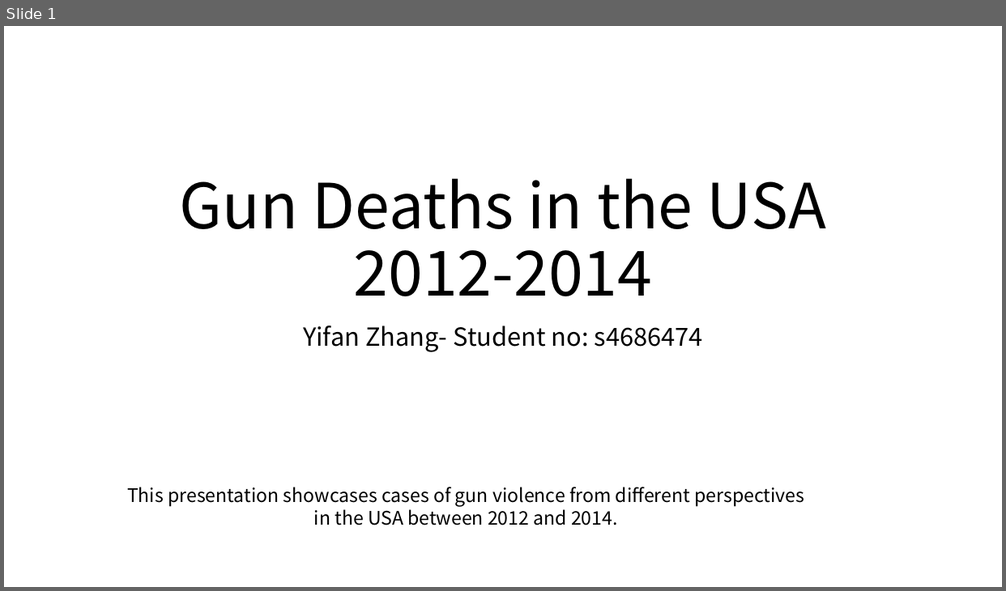
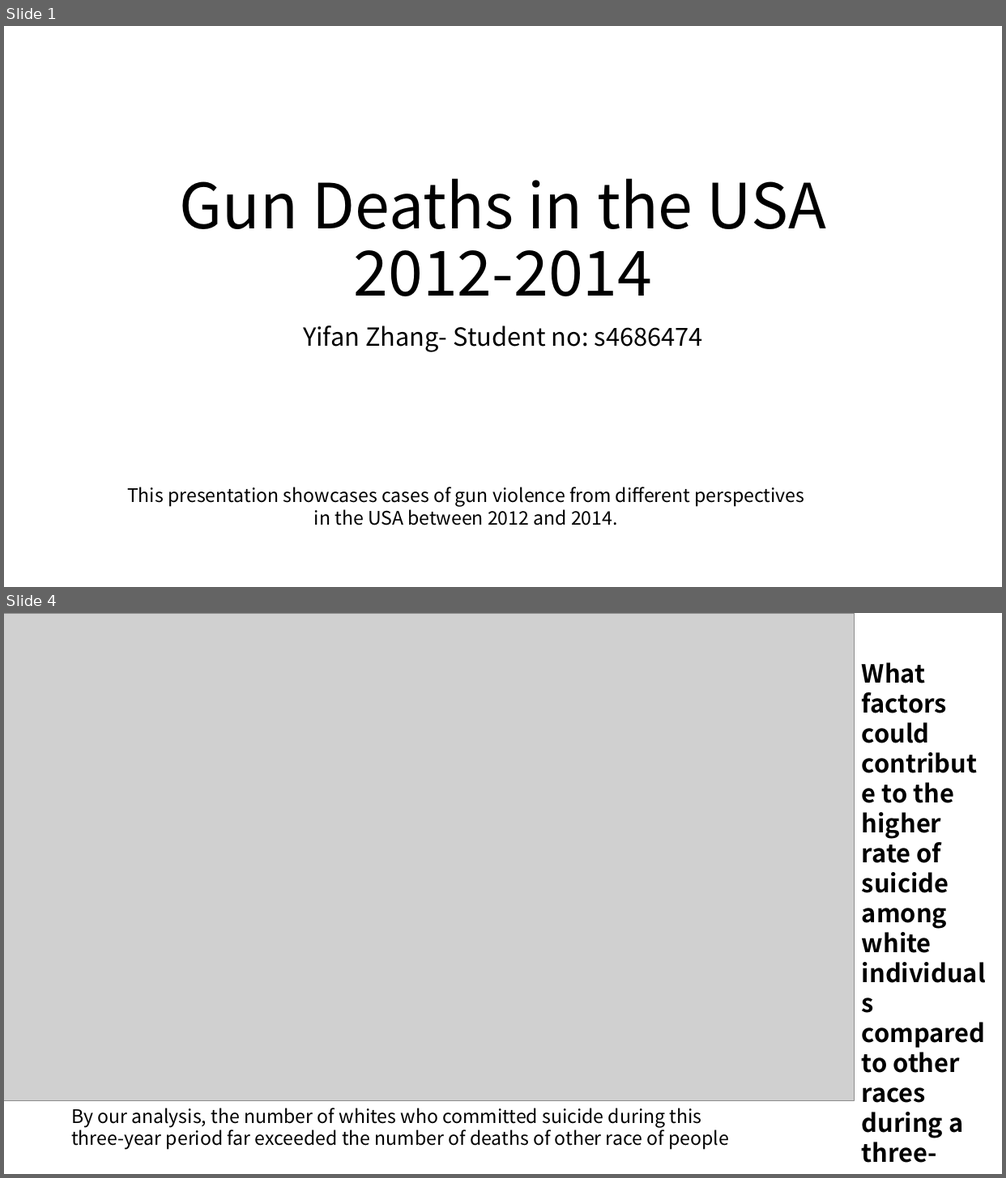
Before and after one commit to YifanZhang19/UQ, a slide deck: 7001/prac5-s4686474.pptx. Shown one above the other, each under a label of ours: slide 1 before the commit, slides 1 and 4 after it; the slides between them are not shown. The pictures are 1006x591 and 1006x1178 pixels, drawn with LibreOffice and Linux fonts; fonts in the diff are those of the drawing; grey boxes stand for pictures. Boxes give left, top, right and bottom in pixels: in the first picture for what was removed or moved away, otherwise in the second. Text is boxed around its words. In the diff, an @@ line names an element or a change of style, - is before the commit and + after.

```diff
--- a/7001/prac5-s4686474.pptx
+++ b/7001/prac5-s4686474.pptx
@@ slide 4 added at [4,613,1002,1174], background #FFFFFF @@
@@ picture added at [4,613,854,1101] @@
@@ text added at [862,662,986,1163], 24 pt, text #000000, bold @@
+What factors could contribute to the higher rate of suicide among white individuals compared to other races during a three-year period?
@@ text added at [71,1108,729,1150], 18 pt, text #000000 @@
+By our analysis, the number of whites who committed suicide during this three-year period far exceeded the number of deaths of other race of people
```
Also in this commit, not shown: 2 slides changed, 1 slide removed.
